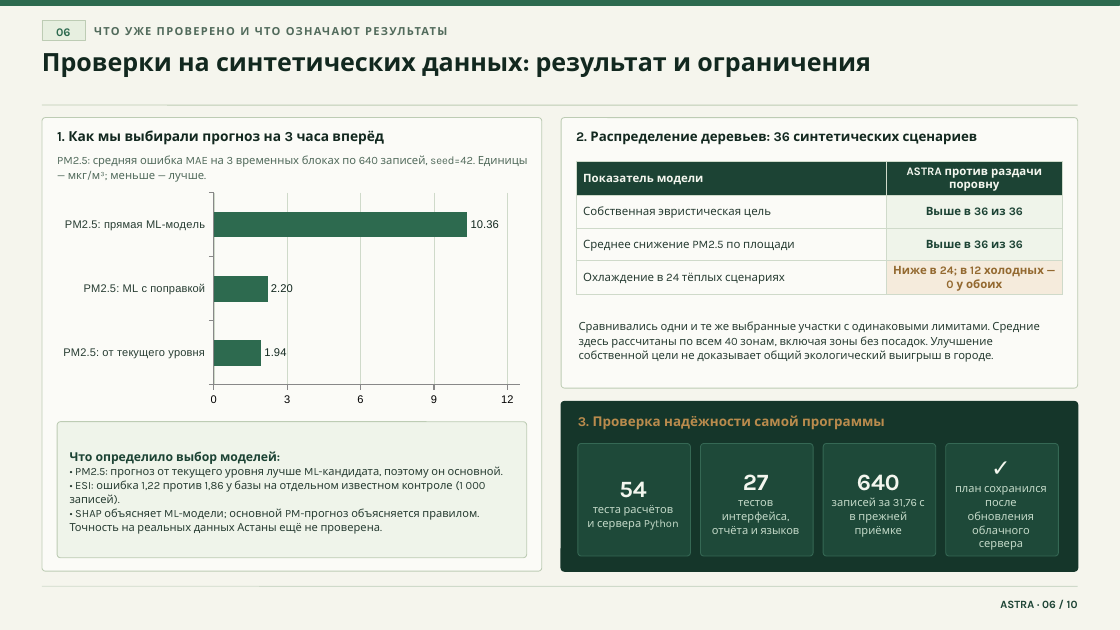
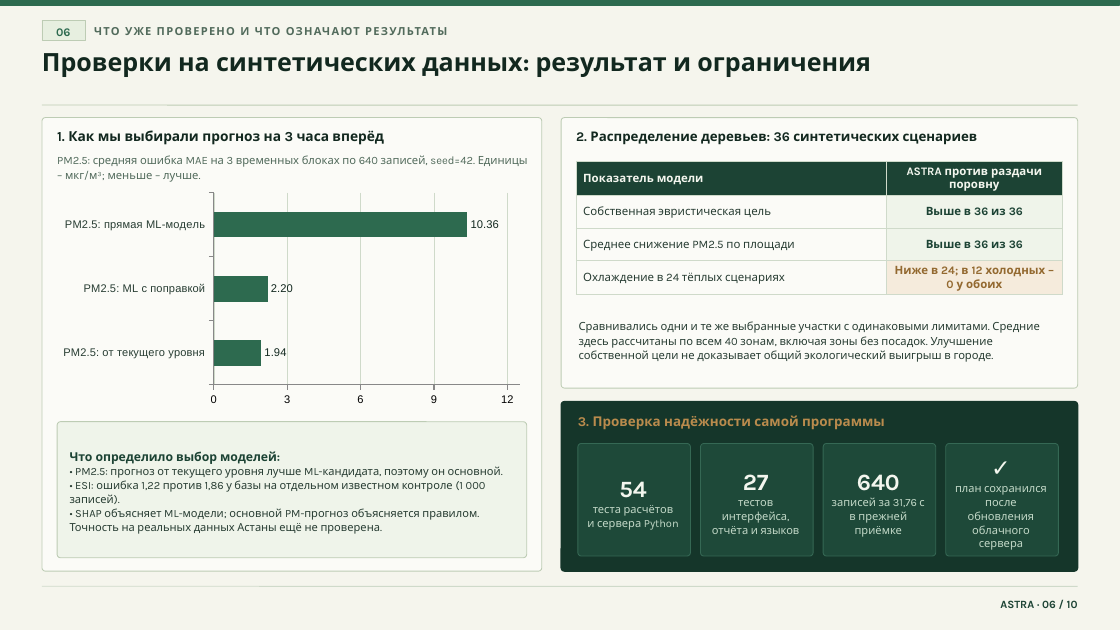
Before and after one commit to GL1NoMe5/A.S.T.R.A, a slide deck: slide 6 of docs/presentation/v2/ASTRA_GreenHack_v2.pptx. Drawn at 1120x630 pixels with LibreOffice and Linux fonts; fonts in the diff are those of the drawing. Boxes give left, top, right and bottom in pixels: in the first picture for what was removed or moved away, otherwise in the second. Text is boxed around its words. In the diff, an @@ line names an element or a change of style, - is before the commit and + after.

```diff
--- a/docs/presentation/v2/ASTRA_GreenHack_v2.pptx
+++ b/docs/presentation/v2/ASTRA_GreenHack_v2.pptx
@@ text at (57,155,528,182): text changed @@
-PM2.5: средняя ошибка MAE на 3 временных блоках по 640 записей, seed=42. Единицы — мкг/м³; меньше — лучше.
+PM2.5: средняя ошибка MAE на 3 временных блоках по 640 записей, seed=42. Единицы – мкг/м³; меньше – лучше.
@@ table at (576,161,1063,296) @@
-row 4, column 2: Ниже в 24; в 12 холодных — 0 у обоих
+row 4, column 2: Ниже в 24; в 12 холодных – 0 у обоих
```
Also in this commit, not shown: 7 other slides changed, 5 other files.
